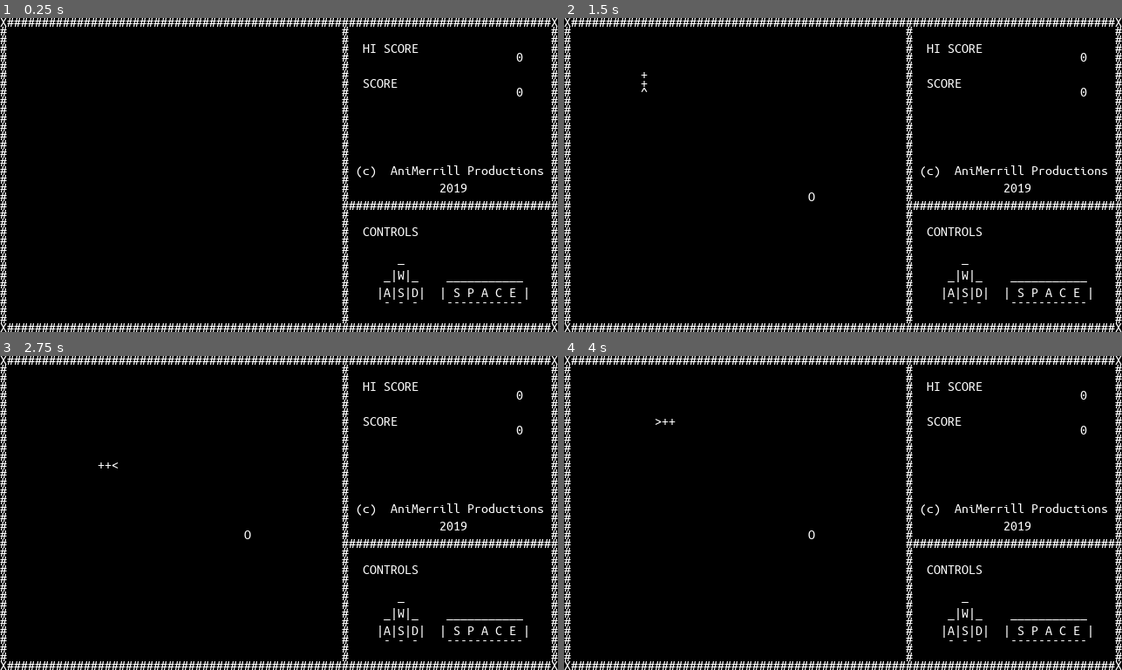
Above: before the commit, frames 1-4 (two rows, left to right).
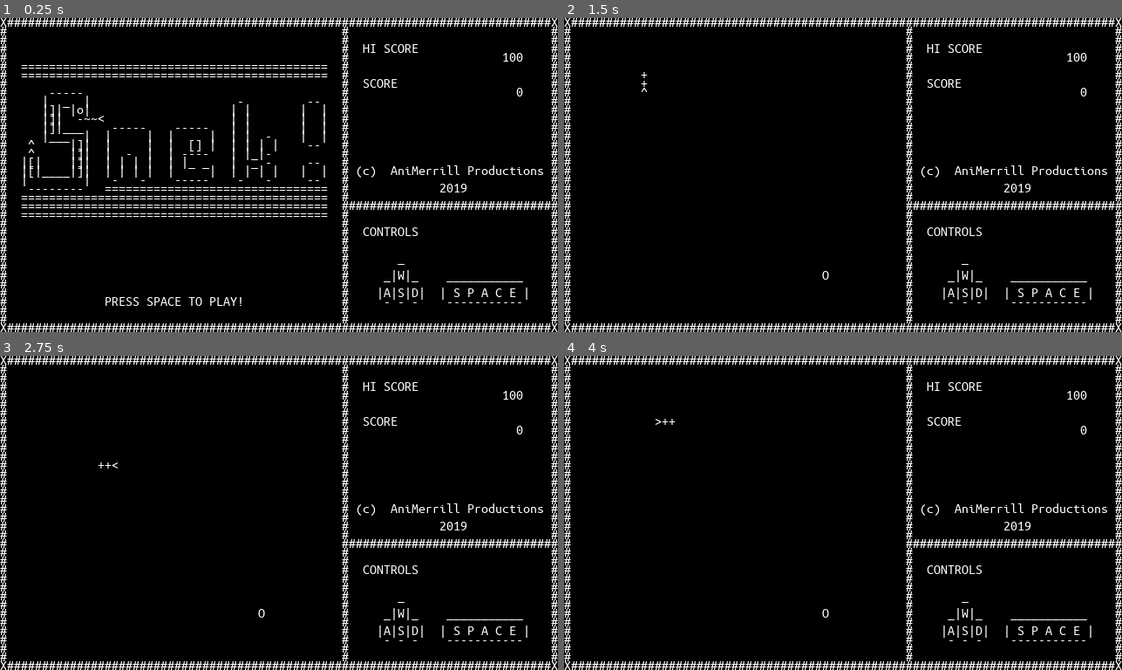
Above: after the commit, the same moments.

Repository: AniMerrill/Snek
Game: Godot game, scene res://Snake.tscn
The game is run twice, just before and just after one commit, with the same random seed, the same clock (stepped at 60 frames per second) and the same inputs.
Inputs:
- Up to frame 1 (0.25 s): no input
- Up to frame 2 (1.5 s): tap Enter (ui_accept) at 0.5, 1.35 s; hold Right (ui_right) 0.53-1.28 s; hold Enter (ui_accept) 0.53-1.28 s; hold Down (ui_down) from 1.28 s (still down)
- Up to frame 3 (2.75 s): tap Enter (ui_accept) at 1.52, 1.82, 2 s; release Down (ui_down) at 2.03 s; hold Right (ui_right) from 2.03 s (still down); hold Enter (ui_accept) from 2.03 s (still down)
- Up to frame 4 (4 s): release Right (ui_right) at 2.78 s; release Enter (ui_accept) at 2.78 s; hold Up (ui_up) 2.78-3.53 s; tap Enter (ui_accept) at 2.85, 3.02, 3.32 s; hold Left (ui_left) from 3.53 s (still down); hold Enter (ui_accept) from 3.53 s (still down)

The runs differ from the first frame. In frame 1, 3.2% of the frame differs, in the area x 3-93%, y 11-92%; in frame 2, less than 0.1%; in frame 3, less than 0.1%; in frame 4, less than 0.1%.

Commit message:
High Scores and Screens
Added high score saving between sessions and two
basic screens, a title screen that shows when the
game first boots up and a game over screen that shows
when the player dies (and can alert them of a new
high score).

Also a major change was that I changed the core
node from a Label to a simple Node, and instead
instantiated the label and all it's font options
dynamically from script.

Diff:
--- a/Snake.gd
+++ b/Snake.gd
@@ -1,9 +1,9 @@
-extends Label
+extends Node
 
 const SCREEN_SIZE := Vector2(80, 36)
 const PLAY_AREA := Vector2(48, 34)
 
-enum State {NEW, PLAY, DEAD}
+enum State {NEW, PLAY, DEAD, PAUSE}
 var cur_state = State.NEW
 
 # SCREEN[y][x]
@@ -48,11 +48,62 @@
 	'X##############################################################################X\n', #35
 ]
 
-var screen := []
+const GAME_OVER := [
+	'################################################', #0
+	'#                                              #', #1
+	'#    - - - G  A  M  E    O  V  E  R ! - - -    #', #2
+	'#                                              #', #3
+	'#        N E W  H I G H  S C O R E ! ! !       #', #4
+	'#                                              #', #5
+	'#         PRESS SPACE TO PLAY AGAIN...         #', #6
+	'#                                              #', #7
+	'################################################'  #8
+]
+
+const TITLE_SCREEN := [
+	'                                                ',
+	'                                                ', #1
+	'                                                ', #2
+	'                                                ', #3
+	'  ============================================  ', #4
+	'  ============================================  ', #5
+	'                                                ', #6
+	'      -----                                     ', #7
+	'     |  _  |                     -         --   ', #8
+	'     |]| |o|                    | |       |  |  ', #9
+	'     |]|  -~~<                  | |       |  |  ', #10
+	'     |]|___    -----    -----   | |       |  |  ', #11
+	'     |___  |  |     |  |     |  | |  -    |  |  ', #12
+	'   ^     |]|  |     |  |  [] |  | | | |    --   ', #13
+	'   ^     |]|  |  -  |  | ----   | |_|-          ', #14
+	'  |[|    |]|  | | | |  | |_ _   |  _ -     --   ', #15
+	'  |[|____|]|  | | | |  |     |  | | | |   |  |  ', #16
+	'  |        |   -   -    -----    -   -     --   ', #17
+	'   --------   ================================  ', #18
+	'  ============================================  ', #19
+	'  ============================================  ', #20
+	'  ============================================  ', #21
+	'                                                ', #22
+	'                                                ', #23
+	'                                                ', #24
+	'                                                ', #25
+	'                                                ', #26
+	'                                                ', #27
+	'                                                ', #28
+	'                                                ', #29
+	'                                                ', #30
+	'              PRESS SPACE TO PLAY!              ', #31
+	'                                                ', #32
+	'                                                ', #33
+]
+
+var cur_screen := []
 
 export var INIT_SNAKE := [Vector2(5, 5), Vector2(4, 5), Vector2(3, 5)]
 export var INIT_SPEED := 1
 
+var label : Label = Label.new()
+
 onready var speed := INIT_SPEED
 var timer := 0.0
 
@@ -61,7 +112,8 @@
 
 var food := Vector2(1, 1)
 
-var highscore : int = 0
+var highscore : int = 100 #3600
+var prev_highscore : int = 0
 var score : int = 0
 
 var up = false
@@ -74,26 +126,31 @@
 	# Useful to check and make sure the play area is correct
 	for y in range(PLAY_AREA.y):
 		for x in range(PLAY_AREA.x):
-			screen[y + 1][x + 1] = '*'
+			cur_screen[y + 1][x + 1] = '*'
 
 	set_process(false)
 	"""
 
-	clear_screen()
-
-	draw_score('high')
-	draw_score()
-
-	print_screen()
-
-	pass
+	init_new()
 
 func _process(delta):
 	match cur_state:
-		State.NEW, State. DEAD:
+		State.NEW, State.DEAD:
 			if Input.is_action_pressed("ui_accept"):
 				cur_state = State.PLAY
 				init_play()
+
+			clear_cur_screen()
+
+			draw_score('high')
+			draw_score()
+
+			if cur_state == State.NEW:
+				draw_title_screen()
+			if cur_state == State.DEAD:
+				draw_game_over()
+
+			print_cur_screen()
 		State.PLAY:
 			get_input()
 
@@ -104,13 +161,13 @@
 
 				move_snake()
 
-				clear_screen()
+				clear_cur_screen()
 				draw_snake()
 				draw_food()
 				draw_score('high')
 				draw_score()
 
-				print_screen()
+				print_cur_screen()
 
 func get_input():
 	up = Input.is_action_pressed('ui_up')
@@ -130,11 +187,51 @@
 		score_string = '                         '
 
 	for i in score_string.length():
-		screen[y][74 - score_string.length() + i + 1] = score_string[i]
+		cur_screen[y][74 - score_string.length() + i + 1] = score_string[i]
+
+func save_highscore():
+	var f = File.new()
+	f.open('user://highscore.save', File.WRITE)
+	f.store_line(to_json({'highscore':highscore}))
+	f.close()
+
+func load_highscore():
+	var f = File.new()
+
+	if not f.file_exists('user://highscore.save'):
+		return
+
+	f.open('user://highscore.save', File.READ)
+	highscore = parse_json(f.get_line())['highscore']
+	f.close()
+
+#===NEW FUNCTIONS=============================================#
+func init_new():
+	label.rect_size = Vector2(640, 360)
+
+	var snek_font = DynamicFont.new()
+	snek_font.font_data = preload('res://UbuntuMono-R.ttf')
+	snek_font.extra_spacing_top = -4
+	snek_font.extra_spacing_bottom = -6
+
+	label.add_font_override('font', snek_font)
+
+	add_child(label)
+
+	load_highscore()
+
+	clear_cur_screen()
+
+	draw_score('high')
+	draw_score()
+
+	print_cur_screen()
 
 #===PLAY FUNCTIONS============================================#
 func init_play():
-	clear_screen()
+	prev_highscore = highscore
+
+	clear_cur_screen()
 
 	spawn_snake()
 	draw_snake()
@@ -145,19 +242,19 @@
 	draw_score('high')
 	draw_score()
 
-	print_screen()
-
-func clear_screen():
-	screen = []
+	print_cur_screen()
+
+func clear_cur_screen():
+	cur_screen = []
 
 	for y in (SCREEN.size()):
-		screen.append(SCREEN[y])
-
-func print_screen():
-	text = ''
-
-	for line in screen:
-		text += line
+		cur_screen.append(SCREEN[y])
+
+func print_cur_screen():
+	label.text = ''
+
+	for line in cur_screen:
+		label.text += line
 
 func spawn_snake():
 	snake = []
@@ -183,10 +280,10 @@
 				'left':
 					snake_char = '>'
 
-			screen[snake[0].y + 1][snake[0].x + 1] = snake_char
+			cur_screen[snake[0].y + 1][snake[0].x + 1] = snake_char
 		else:
 			if snake[i] != Vector2(-1, -1):
-				screen[snake[i].y + 1][snake[i].x + 1] = '+'
+				cur_screen[snake[i].y + 1][snake[i].x + 1] = '+'
 
 func spawn_food():
 	randomize()
@@ -197,7 +294,7 @@
 			spawn_food()
 
 func draw_food():
-	screen[food.y + 1][food.x + 1] = 'O'
+	cur_screen[food.y + 1][food.x + 1] = 'O'
 
 func move_snake():
 	match snake_dir:
@@ -228,10 +325,13 @@
 				'right':
 					snake[0].x += 1
 
-			match screen[snake[0].y + 1][snake[0].x +1]:
+			match cur_screen[snake[0].y + 1][snake[0].x +1]:
 				'#', '+':
-					print('ded')
 					cur_state = State.DEAD
+
+					if prev_highscore < score:
+						highscore = score
+						save_highscore()
 				'O':
 					score += 100
 
@@ -249,3 +349,16 @@
 			prev_body = snake[i]
 
 			snake[i] = new_body
+
+func draw_game_over():
+	for y in GAME_OVER.size():
+		for x in GAME_OVER[y].length():
+			if y == 4 and prev_highscore >= score:
+				cur_screen[y + 14][x + 1]  = GAME_OVER[y - 1][x]
+			else:
+				cur_screen[y + 14][x + 1] = GAME_OVER[y][x]
+
+func draw_title_screen():
+	for y in TITLE_SCREEN.size():
+		for x in TITLE_SCREEN[y].length():
+			cur_screen[y + 1][x + 1] = TITLE_SCREEN[y][x]
--- a/Snake.tscn
+++ b/Snake.tscn
@@ -1,19 +1,7 @@
-[gd_scene load_steps=4 format=2]
+[gd_scene load_steps=2 format=2]
 
-[ext_resource path="res://UbuntuMono-R.ttf" type="DynamicFontData" id=1]
-[ext_resource path="res://Snake.gd" type="Script" id=2]
+[ext_resource path="res://Snake.gd" type="Script" id=1]
 
-[sub_resource type="DynamicFont" id=1]
-extra_spacing_top = -4
-extra_spacing_bottom = -6
-font_data = ExtResource( 1 )
-
-[node name="Label" type="Label"]
-margin_right = 640.0
-margin_bottom = 360.0
-custom_fonts/font = SubResource( 1 )
-script = ExtResource( 2 )
-__meta__ = {
-"_edit_lock_": true
-}
+[node name="Snek" type="Node"]
+script = ExtResource( 1 )
 INIT_SPEED = 8
--- a/project.godot
+++ b/project.godot
@@ -27,6 +27,37 @@
 window/stretch/mode="viewport"
 window/stretch/aspect="keep"
 
+[input]
+
+ui_left={
+"deadzone": 0.5,
+"events": [ Object(InputEventKey,"resource_local_to_scene":false,"resource_name":"","device":0,"alt":false,"shift":false,"control":false,"meta":false,"command":false,"pressed":false,"scancode":16777231,"unicode":0,"echo":false,"script":null)
+, Object(InputEventJoypadButton,"resource_local_to_scene":false,"resource_name":"","device":0,"button_index":14,"pressure":0.0,"pressed":false,"script":null)
+, Object(InputEventKey,"resource_local_to_scene":false,"resource_name":"","device":0,"alt":false,"shift":false,"control":false,"meta":false,"command":false,"pressed":false,"scancode":65,"unicode":0,"echo":false,"script":null)
+ ]
+}
+ui_right={
+"deadzone": 0.5,
+"events": [ Object(InputEventKey,"resource_local_to_scene":false,"resource_name":"","device":0,"alt":false,"shift":false,"control":false,"meta":false,"command":false,"pressed":false,"scancode":16777233,"unicode":0,"echo":false,"script":null)
+, Object(InputEventJoypadButton,"resource_local_to_scene":false,"resource_name":"","device":0,"button_index":15,"pressure":0.0,"pressed":false,"script":null)
+, Object(InputEventKey,"resource_local_to_scene":false,"resource_name":"","device":0,"alt":false,"shift":false,"control":false,"meta":false,"command":false,"pressed":false,"scancode":68,"unicode":0,"echo":false,"script":null)
+ ]
+}
+ui_up={
+"deadzone": 0.5,
+"events": [ Object(InputEventKey,"resource_local_to_scene":false,"resource_name":"","device":0,"alt":false,"shift":false,"control":false,"meta":false,"command":false,"pressed":false,"scancode":16777232,"unicode":0,"echo":false,"script":null)
+, Object(InputEventJoypadButton,"resource_local_to_scene":false,"resource_name":"","device":0,"button_index":12,"pressure":0.0,"pressed":false,"script":null)
+, Object(InputEventKey,"resource_local_to_scene":false,"resource_name":"","device":0,"alt":false,"shift":false,"control":false,"meta":false,"command":false,"pressed":false,"scancode":87,"unicode":0,"echo":false,"script":null)
+ ]
+}
+ui_down={
+"deadzone": 0.5,
+"events": [ Object(InputEventKey,"resource_local_to_scene":false,"resource_name":"","device":0,"alt":false,"shift":false,"control":false,"meta":false,"command":false,"pressed":false,"scancode":16777234,"unicode":0,"echo":false,"script":null)
+, Object(InputEventJoypadButton,"resource_local_to_scene":false,"resource_name":"","device":0,"button_index":13,"pressure":0.0,"pressed":false,"script":null)
+, Object(InputEventKey,"resource_local_to_scene":false,"resource_name":"","device":0,"alt":false,"shift":false,"control":false,"meta":false,"command":false,"pressed":false,"scancode":83,"unicode":0,"echo":false,"script":null)
+ ]
+}
+
 [rendering]
 
 quality/driver/driver_name="GLES2"
Not shown, changed: LICENSE
